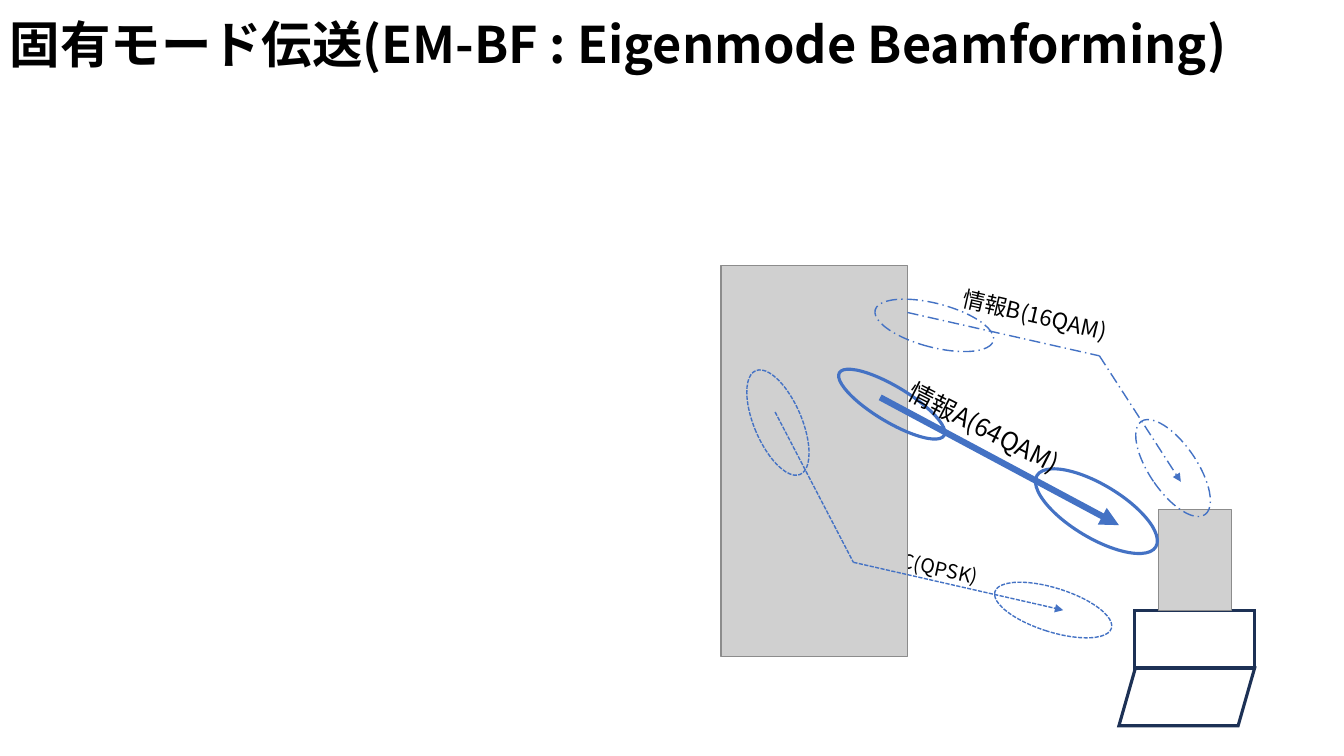
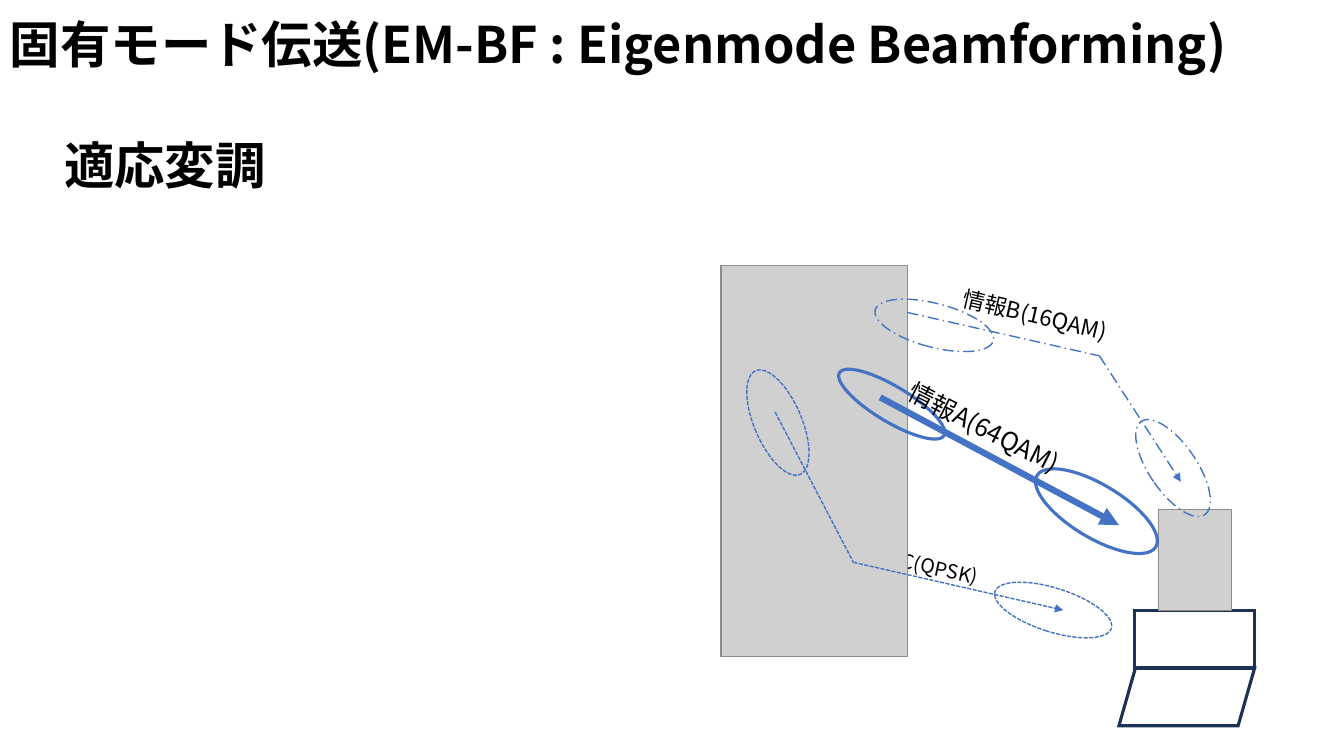
Before and after one commit to ryoww/seminar, a slide deck: slide 7 of MIMO/MU-MIMO.pptx (slide 6 before the commit). Drawn at 1344x756 pixels with LibreOffice and Linux fonts; fonts in the diff are those of the drawing; grey boxes stand for pictures. Boxes give left, top, right and bottom in pixels: in the first picture for what was removed or moved away, otherwise in the second. Text is boxed around its words. In the diff, an @@ line names an element or a change of style, - is before the commit and + after.

```diff
--- a/MIMO/MU-MIMO.pptx
+++ b/MIMO/MU-MIMO.pptx
@@ text added at [64, 141, 266, 189], 36 pt, text #000000, bold @@
+適応変調
```
Also in this commit, not shown: 2 other slides changed, 1 slide added, 4 other files.
